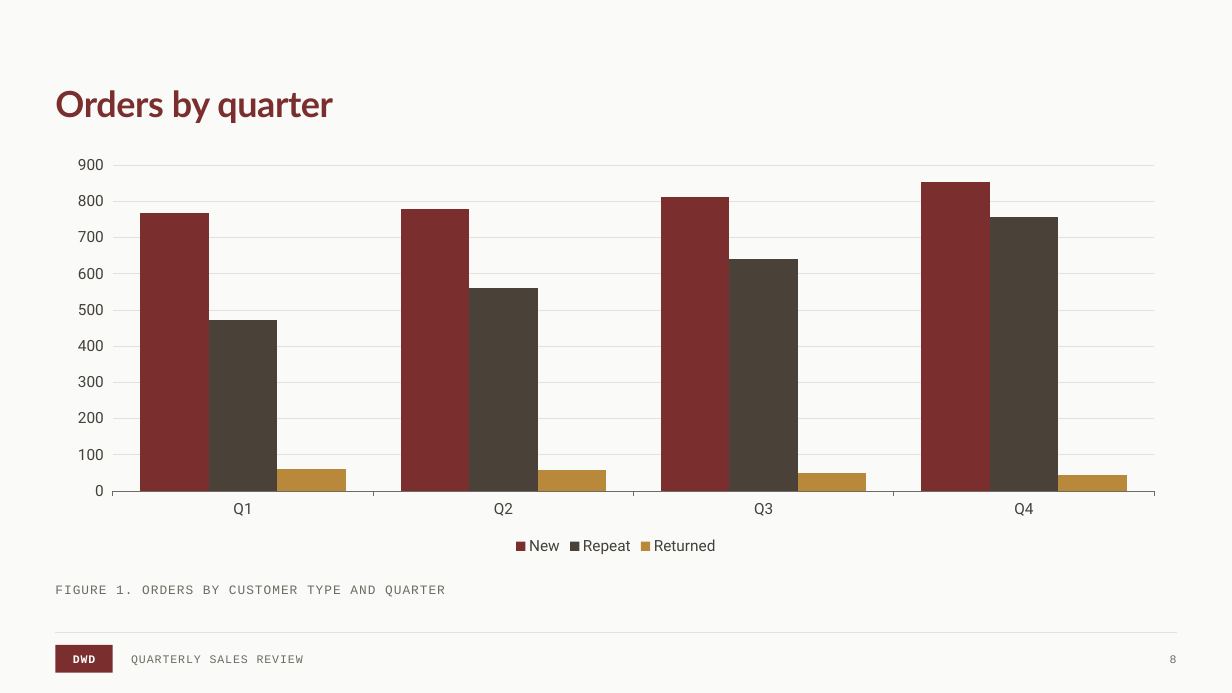
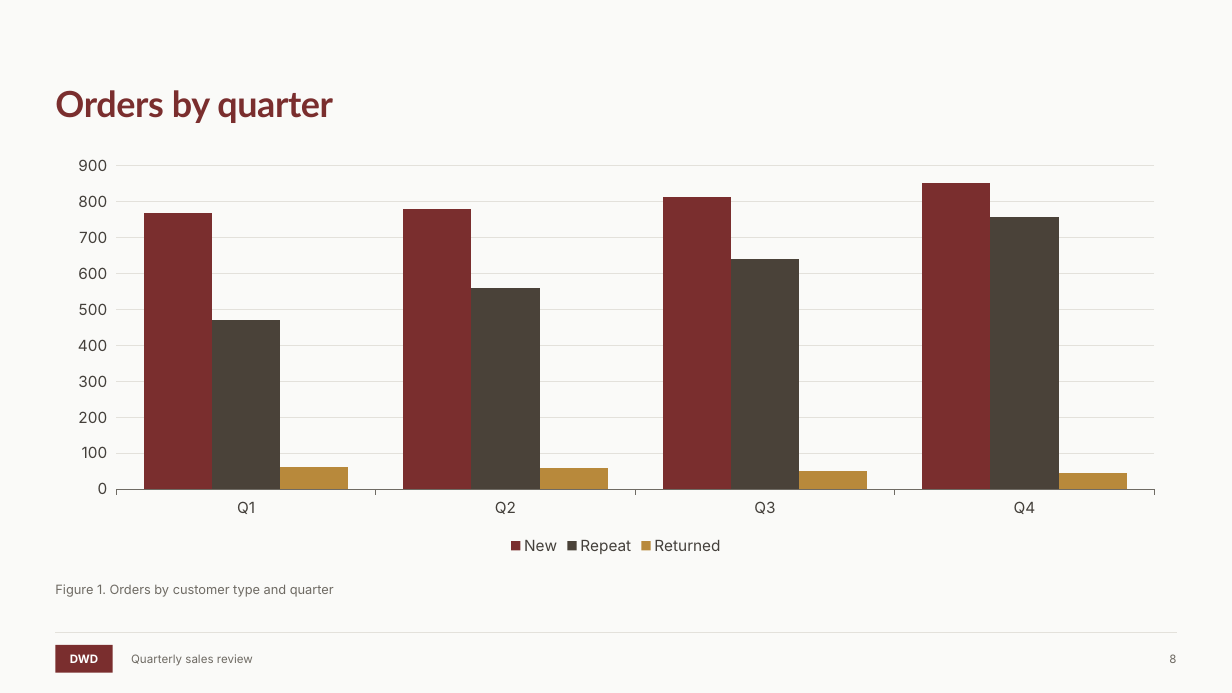
Before and after one commit to dillon-shearer/dwd-document-skill, a slide deck: slide 8 of assets/dwd-sample.pptx. Drawn at 1232x693 pixels with LibreOffice and Linux fonts; fonts in the diff are those of the drawing. Boxes give left, top, right and bottom in pixels: in the first picture for what was removed or moved away, otherwise in the second. Text is boxed around its words. In the diff, an @@ line names an element or a change of style, - is before the commit and + after.

```diff
--- a/assets/dwd-sample.pptx
+++ b/assets/dwd-sample.pptx
@@ column chart at [55, 148, 1177, 559] @@
@@ lettering changed @@
@@ text at [55, 584, 334, 597]: text changed; font Courier New to Inter @@
-FIGURE 1. ORDERS BY CUSTOMER TYPE AND QUARTER
+Figure 1. Orders by customer type and quarter
@@ rectangle "DWD" at [55, 645, 113, 673]: font Courier New to Inter, letter spacing 0.7 to 0 pt @@
@@ text at [131, 654, 253, 665]: text changed; font Courier New to Inter @@
-QUARTERLY SALES REVIEW
+Quarterly sales review
@@ page number at [1169, 654, 1176, 663]: font Courier New to Inter, letter spacing 0.7 to 0 pt @@
```
Also in this commit, not shown: 9 other slides changed, 23 other files.
